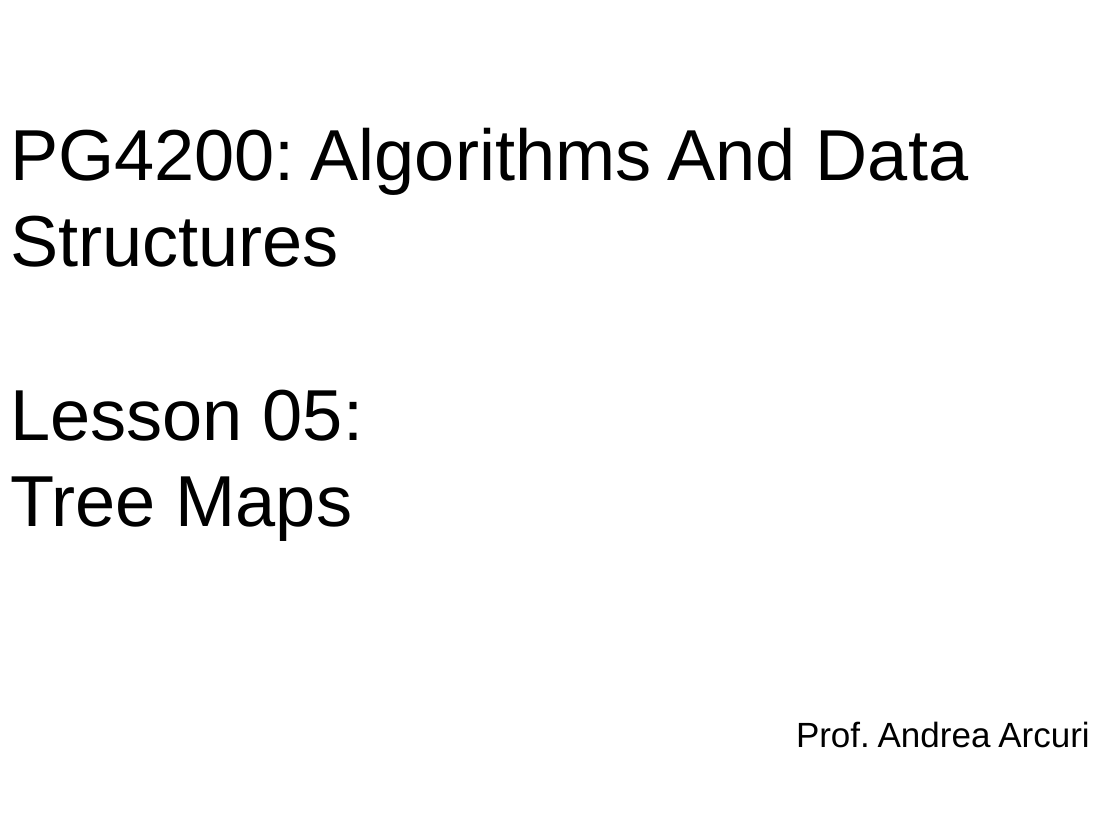
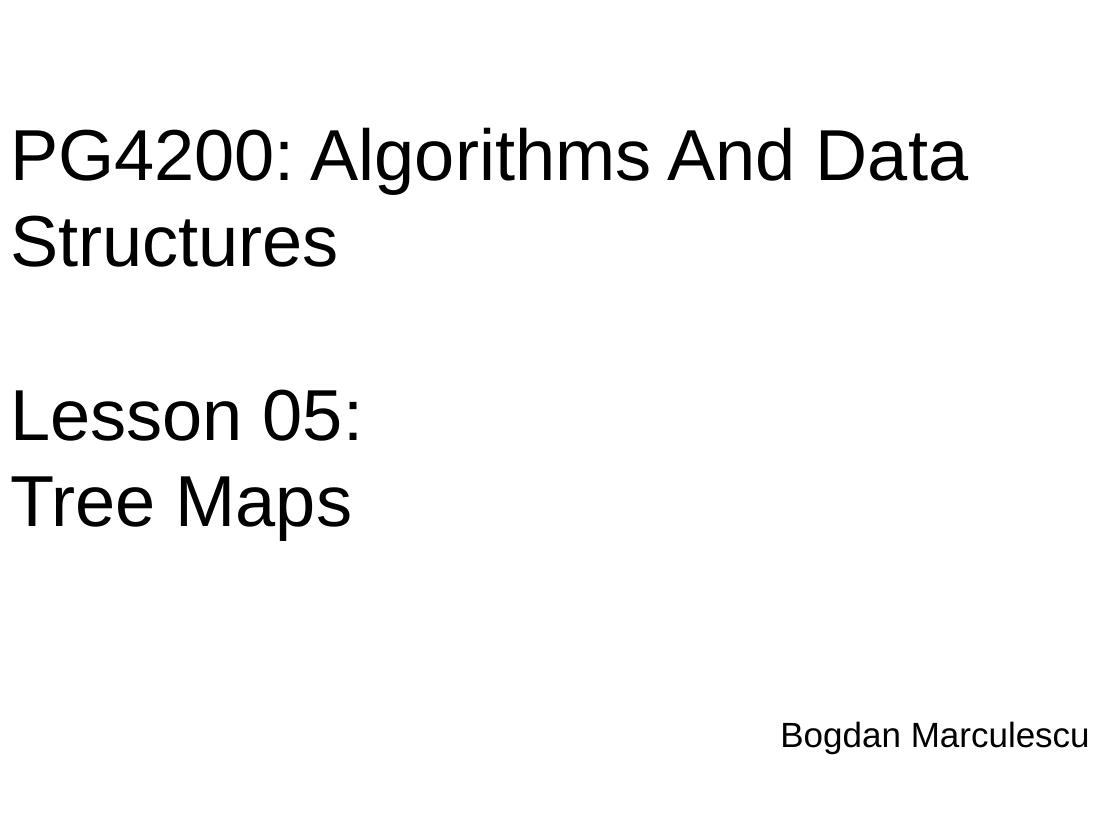
Before and after one commit to arcuri82/algorithms, a slide deck: slide 1 of docs/slides/05/05_tree_maps.pptx. Drawn at 1120x840 pixels with LibreOffice and Linux fonts; fonts in the diff are those of the drawing. Boxes give left, top, right and bottom in pixels: in the first picture for what was removed or moved away, otherwise in the second. Text is boxed around its words. In the diff, an @@ line names an element or a change of style, - is before the commit and + after.

Commit message:
Small update wrt Lecture 05.

```diff
--- a/docs/slides/05/05_tree_maps.pptx
+++ b/docs/slides/05/05_tree_maps.pptx
@@ text at bbox=[780, 721, 1090, 754]: text changed @@
-Prof. Andrea Arcuri
+Bogdan Marculescu
```
Also in this commit, not shown: 2 other files.
